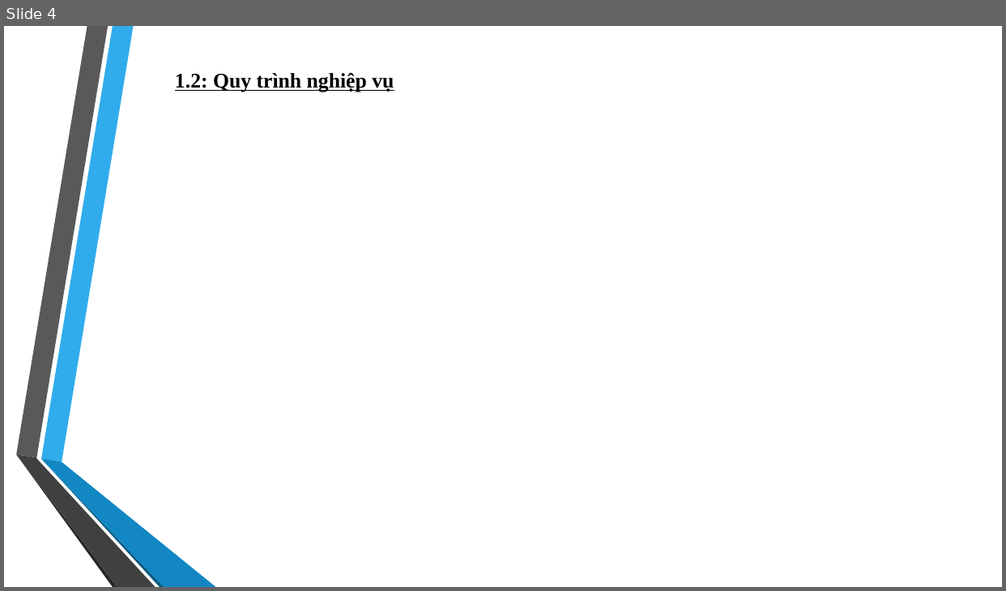
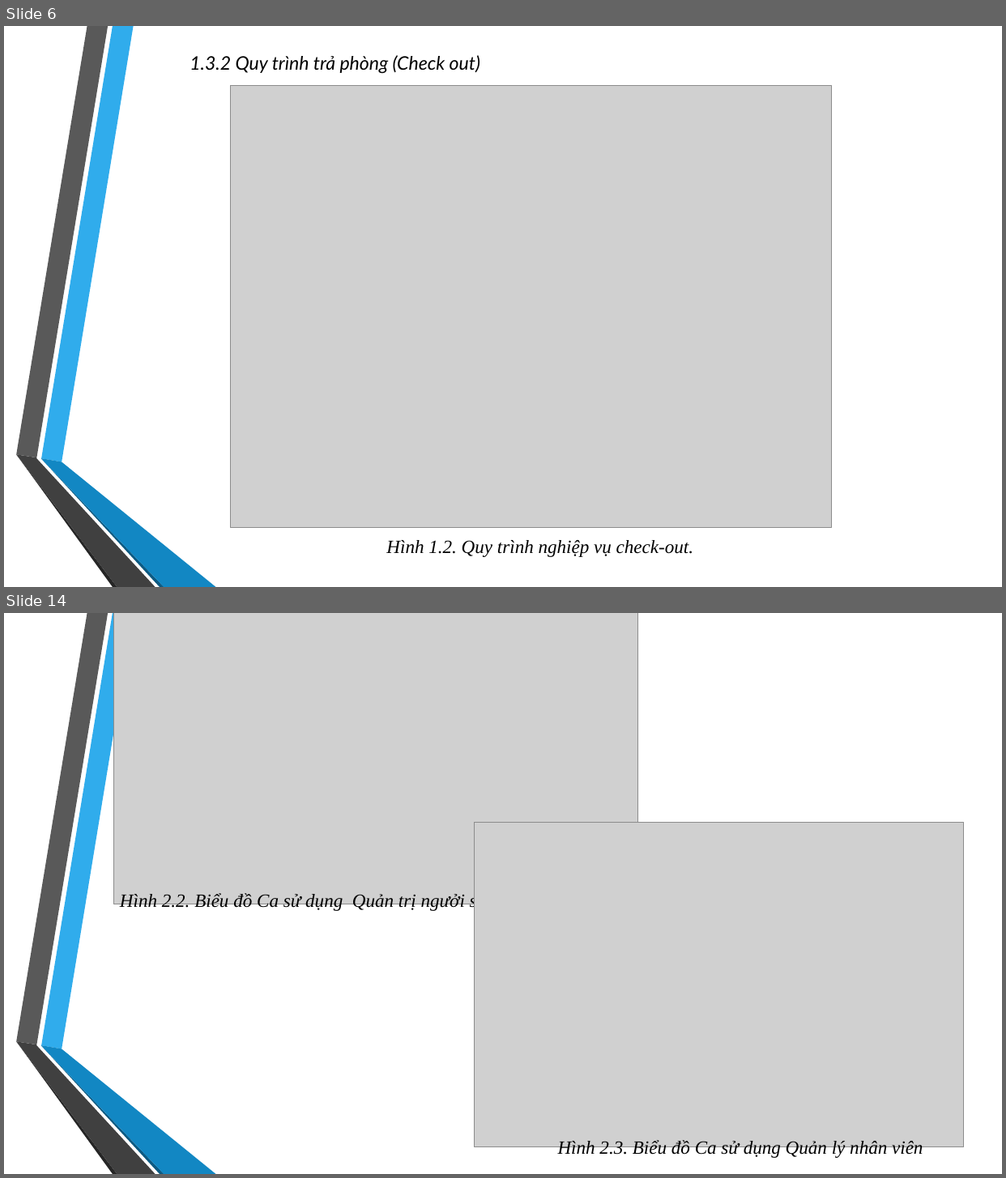
Before and after one commit to DaemonZZ/pttkht, a slide deck: QLKS.pptx. Shown one above the other, each under a label of ours: slide 4 before the commit, slides 6 and 14 after it; the slides between them are not shown. The pictures are 1006x591 and 1006x1178 pixels, drawn with LibreOffice and Linux fonts; fonts in the diff are those of the drawing; grey boxes stand for pictures; background and template pictures are left out. Boxes give left, top, right and bottom in pixels: in the first picture for what was removed or moved away, otherwise in the second. Text is boxed around its words. In the diff, an @@ line names an element or a change of style, - is before the commit and + after.

```diff
--- a/QLKS.pptx
+++ b/QLKS.pptx
@@ slide 14 added at <box>4,613,1002,1174</box>, background picture (left out); not listed: 6 template elements that a slide beside it also shows @@
@@ picture added at <box>114,613,638,905</box> @@
@@ picture added at <box>475,823,965,1147</box> @@
@@ text added at <box>120,892,488,912</box>, 18 pt, text #000000, italic @@
+Hình 2.2. Biểu đồ Ca sử dụng Quản trị ngưởi sử dụng.
@@ text added at <box>558,1140,923,1159</box>, 18 pt, text #000000, italic @@
+Hình 2.3. Biểu đồ Ca sử dụng Quản lý nhân viên
@@ what was slide 4 is now slide 6 @@
@@ slide 6 changed as well @@
@@ text added at <box>189,55,480,74</box>, 18 pt, text #000000, italic @@
+1.3.2 Quy trình trả phòng (Check out)
@@ picture added at <box>231,86,832,528</box> @@
@@ text at <box>386,540,693,557</box>: text changed; size 20 to 18 pt; bold off; italic on @@
-1.2: Quy trình nghiệp vụ
+Hình 1.2. Quy trình nghiệp vụ check-out.
```
Also in this commit, not shown: 5 other slides changed, 28 other slides added, 9 slides removed, 3 other files.
